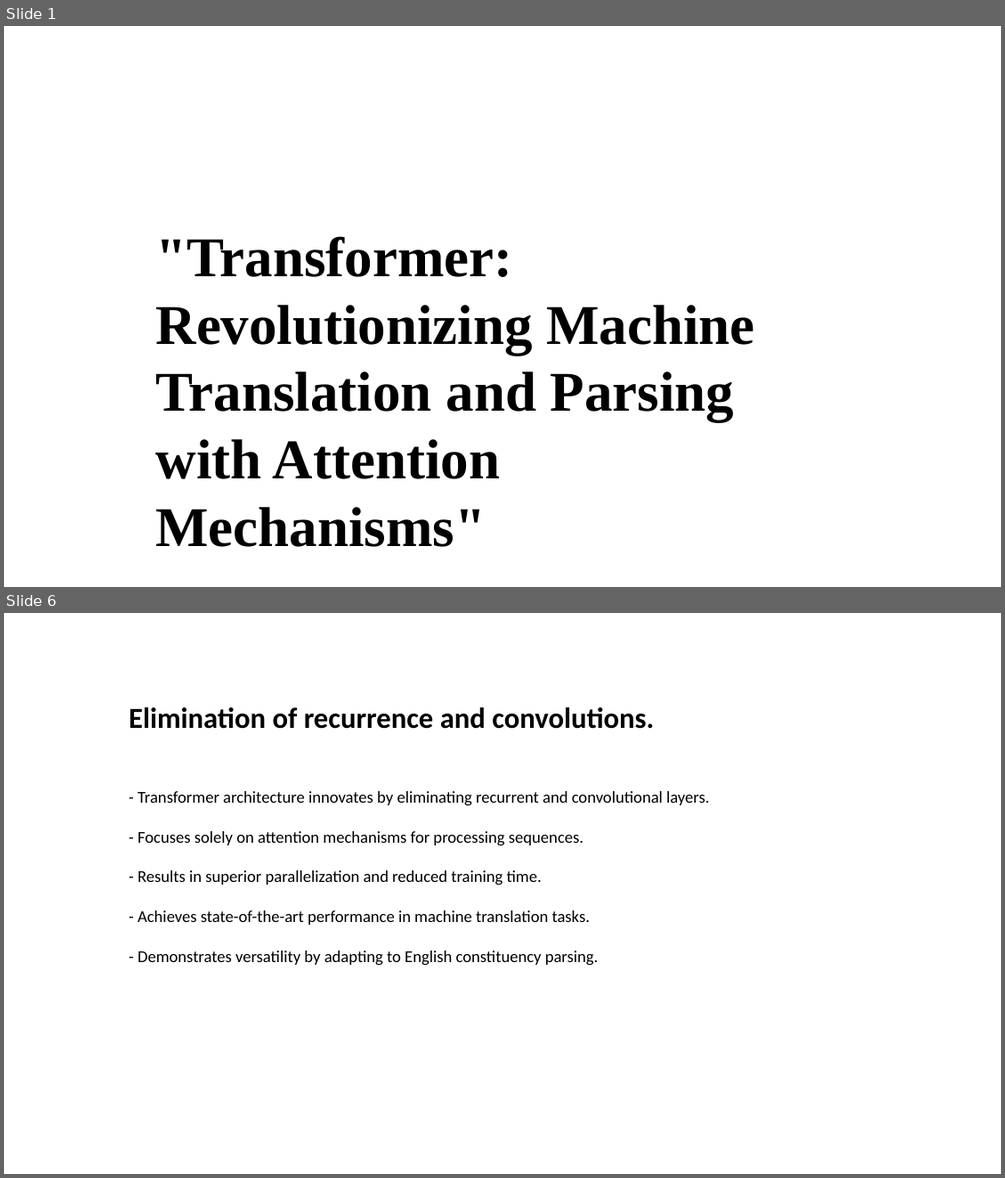
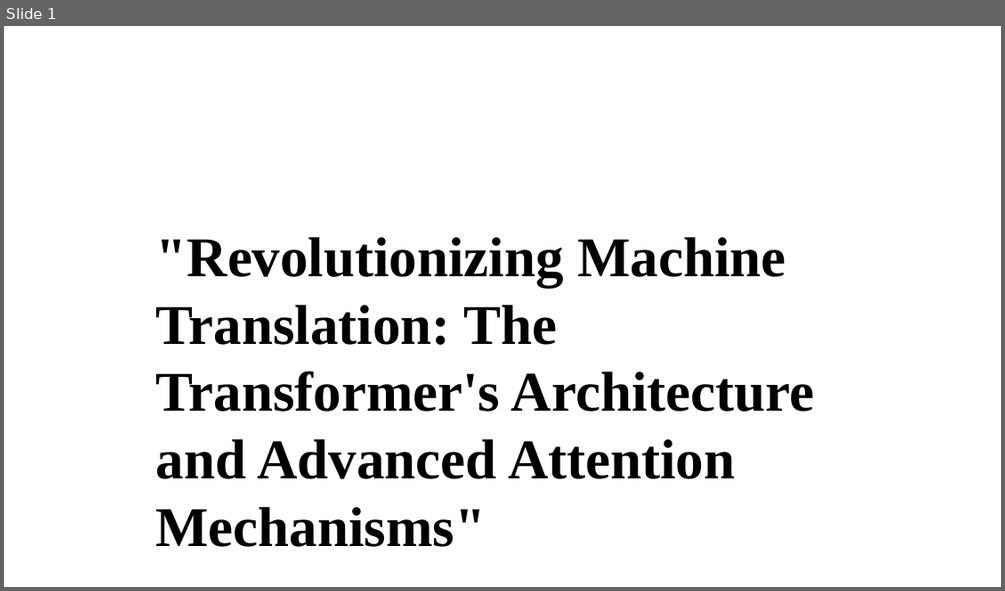
Before and after one commit to Jessie-ZhaoXi/dsa4213-ppt-generator, a slide deck: ppt_generator/my_ppts/attention_mode2.pptx. Shown one above the other, each under a label of ours: slides 1 and 6 before the commit, slide 1 after it; the slides between them are not shown. The pictures are 1005x1178 and 1005x591 pixels, drawn with LibreOffice and Linux fonts; fonts in the diff are those of the drawing; background and template pictures are left out. Boxes give left, top, right and bottom in pixels: in the first picture for what was removed or moved away, otherwise in the second. Text is boxed around its words. In the diff, an @@ line names an element or a change of style, - is before the commit and + after.

```diff
--- a/ppt_generator/my_ppts/attention_mode2.pptx
+++ b/ppt_generator/my_ppts/attention_mode2.pptx
@@ slide 6 removed at [4,613,1001,1174], background picture (left out) @@
@@ text removed at [129,707,654,729] @@
-Elimination of recurrence and convolutions.
@@ text removed at [138,791,709,965] @@
-- Transformer architecture innovates by eliminating recurrent and convolutional layers.
-- Focuses solely on attention mechanisms for processing sequences.
-- Results in superior parallelization and reduced training time.
-- Achieves state-of-the-art performance in machine translation tasks.
-- Demonstrates versatility by adapting to English constituency parsing.
@@ slide 1 changed as well @@
@@ text at [156,237,814,547]: text changed @@
-"Transformer: Revolutionizing Machine Translation and Parsing with Attention Mechanisms"
+"Revolutionizing Machine Translation: The Transformer's Architecture and Advanced Attention Mechanisms"
```
Also in this commit, not shown: 1 other slide changed, 6 slides added, 7 other slides removed, 4 other files.
